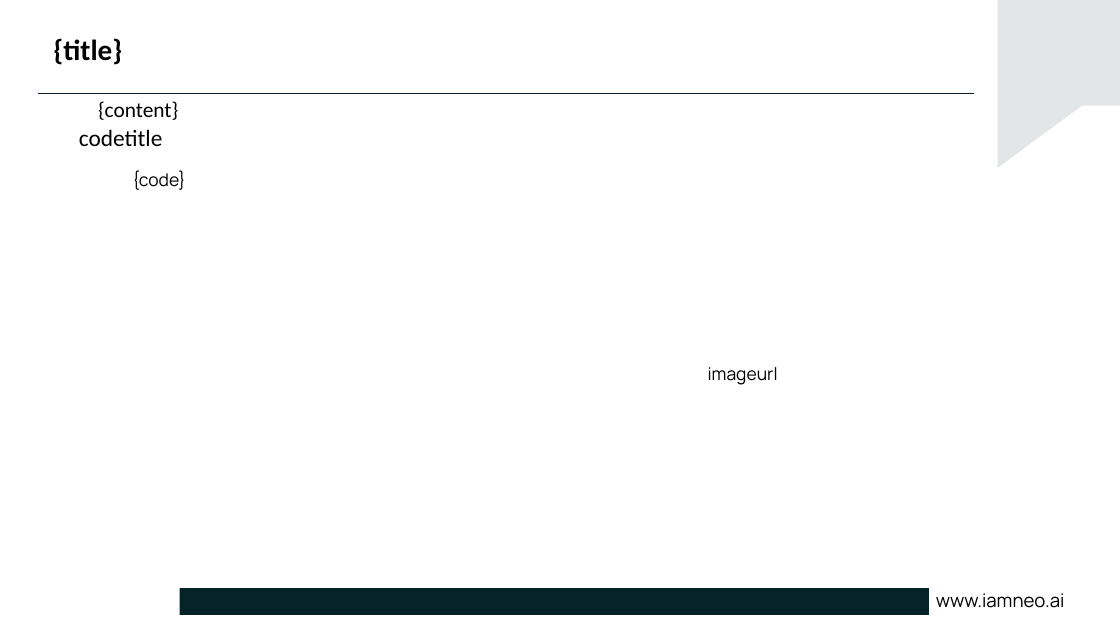
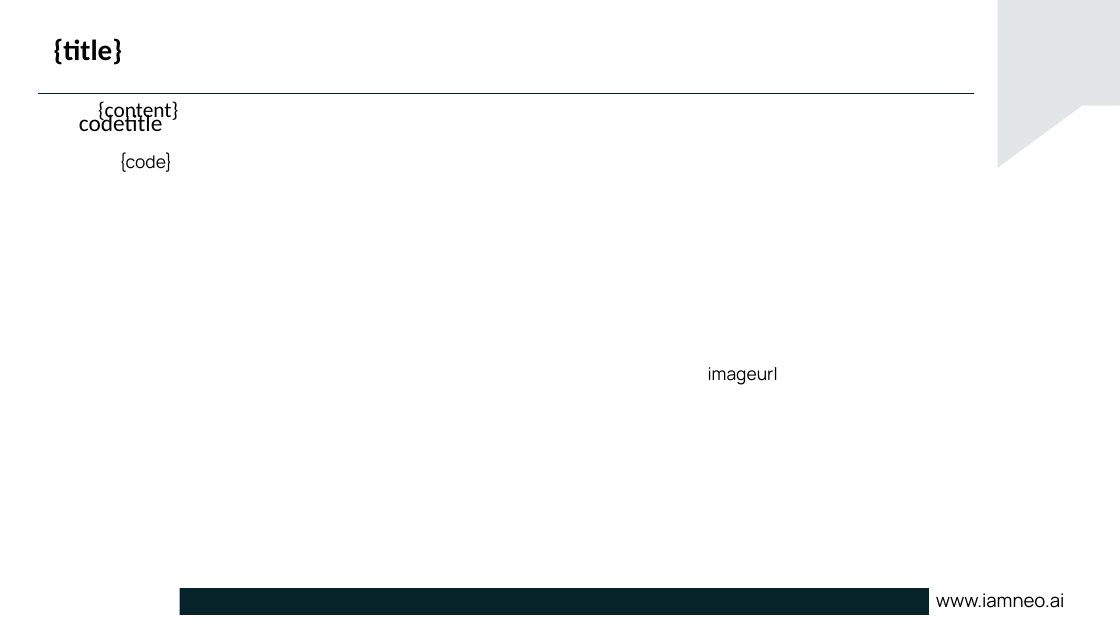
Before and after one commit to DivakarSathees/PptxGenerator-python, a slide deck: slide 3 of template_iamneo.pptx. Drawn at 1120x630 pixels with LibreOffice and Linux fonts; fonts in the diff are those of the drawing; background and template pictures are left out. Boxes give left, top, right and bottom in pixels: in the first picture for what was removed or moved away, otherwise in the second. Text is boxed around its words. In the diff, an @@ line names an element or a change of style, - is before the commit and + after.

Commit message:
template change

```diff
--- a/template_iamneo.pptx
+++ b/template_iamneo.pptx
@@ text "codetitle": place and size @@
-text "codetitle" at [79,129,162,146]
+text "codetitle" at [79,111,162,131]
@@ text "{code}": place and size @@
-text "{code}" at [132,170,186,190]
+text "{code}" at [119,152,173,172]
```
